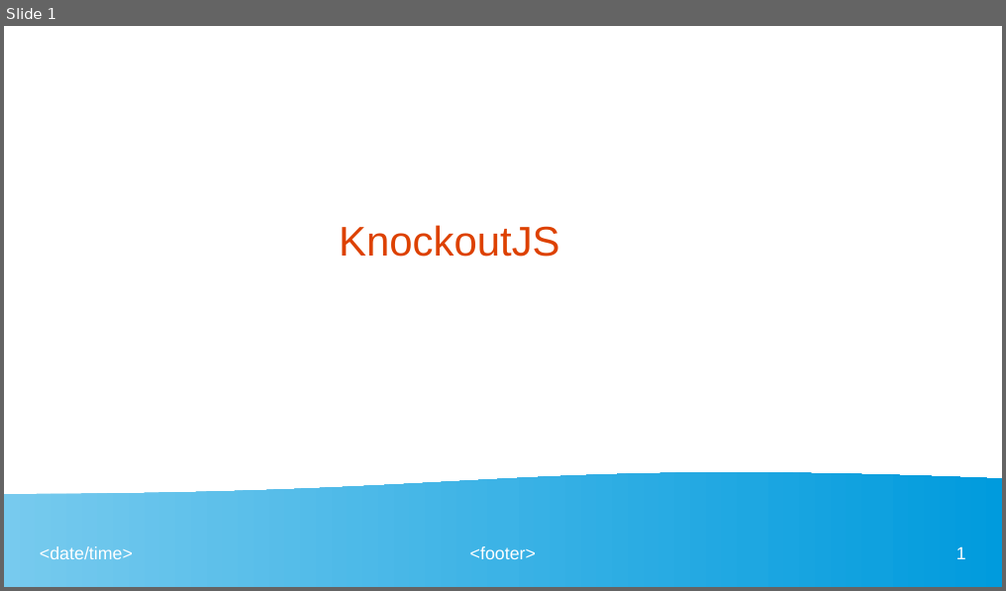
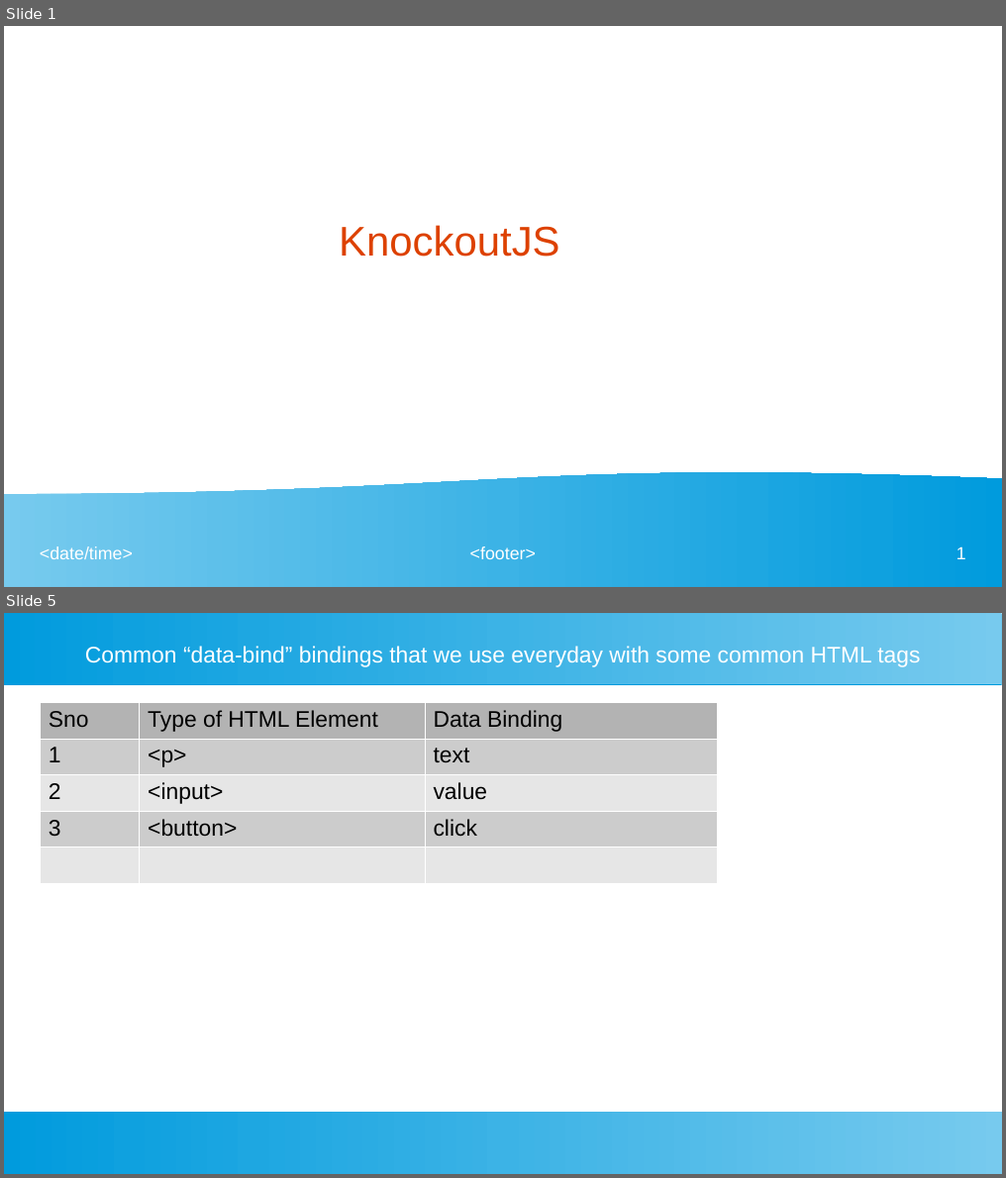
Before and after one commit to ashishjain1547/public_lessons_in_javascript, a slide deck: 5_Introduction to KnockoutJS/KnockoutJS.odp. Shown one above the other, each under a label of ours: slide 1 before the commit, slides 1 and 5 after it; the slides between them are not shown. The pictures are 1006x591 and 1006x1178 pixels, drawn with LibreOffice and Linux fonts; fonts in the diff are those of the drawing. Boxes give left, top, right and bottom in pixels: in the first picture for what was removed or moved away, otherwise in the second. Text is boxed around its words. In the diff, an @@ line names an element or a change of style, - is before the commit and + after.

```diff
--- a/5_Introduction to KnockoutJS/KnockoutJS.odp
+++ b/5_Introduction to KnockoutJS/KnockoutJS.odp
@@ slide 5 added at box(4, 613, 1002, 1174), background #FFFFFF @@
@@ rectangle added at box(4, 613, 1002, 684), fill gradient #77CAEE to #75C9EE to #73C9ED to #71C8ED to #6FC7ED to #6EC6ED @@
@@ title added at box(85, 646, 920, 667), 18 pt, text #FFFFFF @@
+Common “data-bind” bindings that we use everyday with some common HTML tags
@@ table added at box(40, 702, 717, 874), 5 rows, 3 columns @@
+Sno | Type of HTML Element | Data Binding
+1 | <p> | text
+2 | <input> | value
+3 | <button> | click
+ |  | 
@@ rectangle added at box(4, 1112, 1002, 1174), fill gradient #77CAEE to #75C9EE to #73C9ED to #71C8ED to #6FC7ED to #6EC6ED @@
```
Also in this commit, not shown: 2 slides changed, 2 other slides added, 1 other file.
